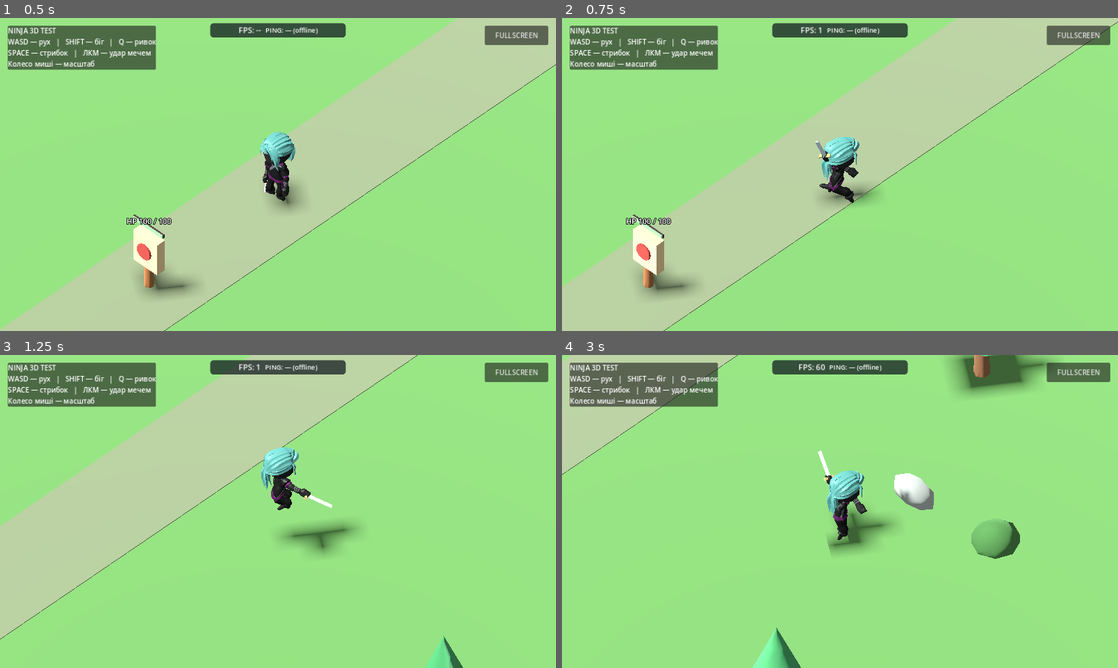
Above: before the commit, frames 1-4 (two rows, left to right).
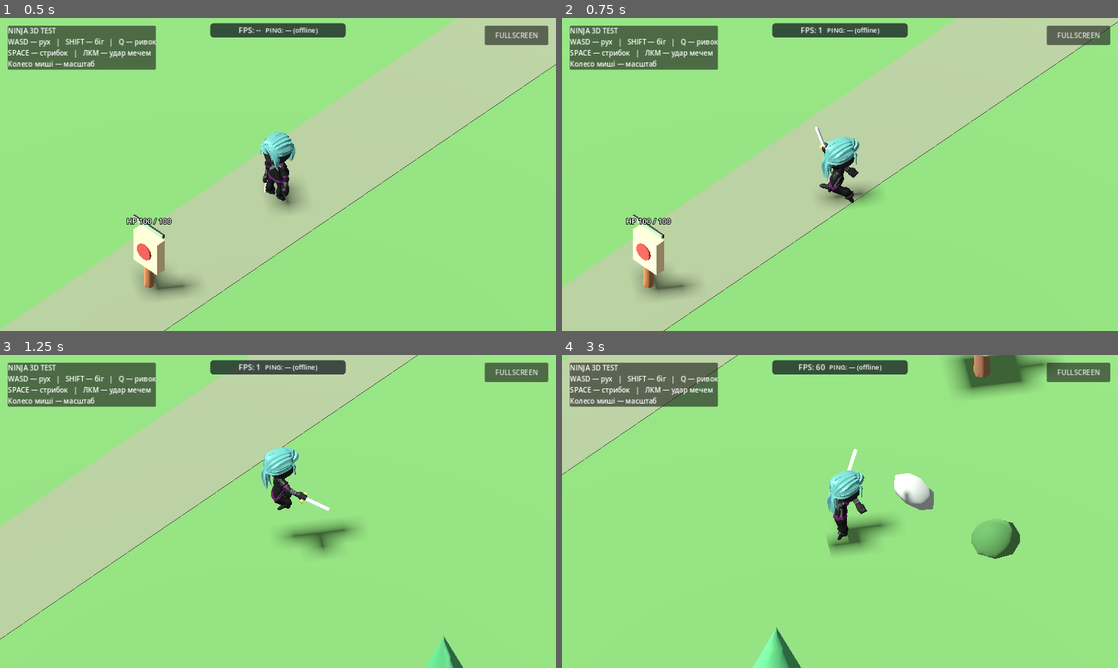
Above: after the commit, the same moments.

Repository: levian47/riskfate-3d-pro
Game: Godot game, scene res://main.tscn
Same seed, same stepped clock (60 frames per second), same inputs: the game is played once before the commit and once after it.
Inputs (mouse positions are in pixels of both pictures, inside the frame that each line leads up to):
- Up to frame 1 (0.5 s): no input
- Up to frame 2 (0.75 s): tap Enter at 0.5 s; move the mouse to (962, 158) at 0.52 s; hold D from 0.53 s (still down); hold Shift from 0.53 s (still down); click (962, 158) at 0.67 s
- Up to frame 3 (1.25 s): keep holding D; keep holding Shift; tap Space at 0.77 s
- Up to frame 4 (3 s): release D at 1.25 s; release Shift at 1.25 s; drag from (728, 527) to (812, 574) at 1.27 s; move the mouse to (895, 442) at 2.02 s; hold D 2.03-2.75 s; hold Shift 2.03-2.75 s; drag from (812, 574) to (673, 464) at 2.77 s

Frame 1 is identical in both runs. In frame 2, 0.2% of the frame differs, in the area x 45-51%, y 34-56%; in frame 3, 0.3%; in frame 4, 0.4%, in the area x 46-62%, y 30-56%.

Commit message:
fix: reorient sword slash into a descending horizontal frontal arc

Diff:
--- a/main.gd
+++ b/main.gd
@@ -25,11 +25,38 @@
 const ATTACK_SWING_AMPLITUDE := PREVIOUS_ATTACK_SWING_AMPLITUDE * 1.5
 # Avoid quaternion shortest-arc wraparound when extrapolation exceeds 180°.
 const ATTACK_SWING_MAX_ANGLE := deg_to_rad(170.0)
-# Test pose steering: keep the existing swing span but move its active arc
-# from the side toward the direction the character is facing.
-const ATTACK_FORWARD_START_YAW := -50.0
-const ATTACK_FORWARD_FINISH_YAW := 38.0
-const ATTACK_FORWARD_PITCH := 15.0
+# Model-specific sampled upper-body correction for Ninja_Female.gltf (26 keys).
+# Aims the actual sword tip across the front at roughly 2.35 m -> 1.80 m
+# instead of making an overhead rainbow. The original SwordSlash is unchanged.
+# Do not reuse on another rig without re-authoring the pose.
+const SWORD_SWING_SHOULDER_KEYS := [
+	Quaternion(0.00000, 0.00000, 0.00000, 1.00000),
+	Quaternion(0.05579, -0.16007, 0.01877, 0.98535),
+	Quaternion(0.03319, -0.46755, -0.05720, 0.88149),
+	Quaternion(0.06778, -0.46041, -0.03828, 0.88429),
+	Quaternion(0.06728, -0.48253, -0.04301, 0.87223),
+	Quaternion(0.09006, -0.51492, -0.04709, 0.85120),
+	Quaternion(0.12142, -0.63181, -0.05165, 0.76381),
+	Quaternion(0.11679, -0.81182, -0.10726, 0.56197),
+	Quaternion(0.09109, -0.91500, -0.22541, 0.32198),
+	Quaternion(0.12286, -0.91035, -0.38521, 0.08816),
+	Quaternion(-0.24093, 0.80074, 0.54245, 0.08072),
+	Quaternion(-0.40232, 0.70416, 0.56347, 0.15746),
+	Quaternion(-0.51044, 0.64519, 0.53381, 0.19553),
+	Quaternion(-0.56679, 0.59795, 0.52729, 0.20779),
+	Quaternion(-0.59542, 0.55723, 0.55011, 0.17985),
+	Quaternion(-0.59664, 0.51963, 0.59989, 0.11895),
+	Quaternion(-0.58546, 0.46148, 0.66379, 0.06048),
+	Quaternion(-0.57446, 0.38807, 0.72021, 0.02645),
+	Quaternion(-0.55358, 0.25834, 0.76315, 0.21076),
+	Quaternion(-0.49112, 0.12240, 0.70593, 0.49545),
+	Quaternion(-0.36586, 0.01692, 0.52527, 0.76808),
+	Quaternion(-0.20235, -0.02595, 0.28099, 0.93778),
+	Quaternion(-0.05979, -0.01609, 0.07844, 0.99499),
+	Quaternion(0.00000, 0.00000, 0.00000, 1.00000),
+	Quaternion(0.00000, 0.00000, 0.00000, 1.00000),
+	Quaternion(0.00000, 0.00000, 0.00000, 1.00000),
+]
 # Prototype combat parameters. Not approved balance values.
 const TRAINING_HIT_DAMAGE := 25
 const TRAINING_HIT_REACH := 3.1
@@ -357,13 +384,12 @@
 
 
 func _shoulder_strike_correction(phase: float) -> Quaternion:
-	# Godot can optimize an unchanging glTF shoulder animation track away.
-	# Corrected rotations in a generated track are relative to its rest pose.
-	var influence := smoothstep(0.02, 0.16, phase) * (1.0 - smoothstep(0.65, 0.98, phase))
-	var sweep_progress := smoothstep(0.16, 0.45, phase)
-	var yaw := deg_to_rad(lerpf(ATTACK_FORWARD_START_YAW, ATTACK_FORWARD_FINISH_YAW, sweep_progress) * influence)
-	var pitch := deg_to_rad(ATTACK_FORWARD_PITCH * influence)
-	return Quaternion(Vector3.RIGHT, pitch) * Quaternion(Vector3.UP, yaw)
+	# Interpolate model-specific sampled poses; Godot may omit constant
+	# glTF shoulder tracks, so the generated animation adds this track.
+	var key_position := clampf(phase, 0.0, 1.0) * float(SWORD_SWING_SHOULDER_KEYS.size() - 1)
+	var index := mini(int(floorf(key_position)), SWORD_SWING_SHOULDER_KEYS.size() - 2)
+	var amount := key_position - float(index)
+	return SWORD_SWING_SHOULDER_KEYS[index].slerp(SWORD_SWING_SHOULDER_KEYS[index + 1], amount).normalized()
 
 
 func _make_wider_sword_slash(source_name: String) -> String:
--- a/tests/gameplay_smoke.gd
+++ b/tests/gameplay_smoke.gd
@@ -97,52 +97,28 @@
 			added_swing = maxf(added_swing, wide_base.angle_to(q) - previous_angle)
 	if not _require(source_max > 0.05 and added_swing > 0.10 and wide_max <= deg_to_rad(171.0), "Wide attack must add forward arm swing without a 180-degree wrap"):
 		return
-	# The source Shoulder.R track is preserved. The adjusted clip aims its
-	# active swing from one side of the forward axis to the other and eases back.
-	var shoulder_source := -1
+	# The re-authored sword arc should be smooth rather than an overhead pose.
 	var shoulder_wide := -1
-	for i in range(original_clip.get_track_count()):
-		var path := original_clip.track_get_path(i)
-		if original_clip.track_get_type(i) == Animation.TYPE_ROTATION_3D and path.get_subname_count() > 0:
-			if String(path.get_subname(path.get_subname_count() - 1)) == "Shoulder.R":
-				shoulder_source = i
-				break
 	for i in range(wide_clip.get_track_count()):
 		var path := wide_clip.track_get_path(i)
 		if wide_clip.track_get_type(i) == Animation.TYPE_ROTATION_3D and path.get_subname_count() > 0:
 			if String(path.get_subname(path.get_subname_count() - 1)) == "Shoulder.R":
 				shoulder_wide = i
 				break
-	if not _require(shoulder_wide >= 0, "Right shoulder rotation must be generated in modified clip"):
-		return
-	if shoulder_source >= 0 and not _require(original_clip.track_get_key_count(shoulder_source) == wide_clip.track_get_key_count(shoulder_wide), "Existing shoulder timing must stay unchanged"):
-		return
-	var opening_shifted := false
-	var contact_shifted := false
-	for i in range(wide_clip.track_get_key_count(shoulder_wide)):
-		var original_q := Quaternion.IDENTITY
-		if shoulder_source >= 0:
-			original_q = original_clip.track_get_key_value(shoulder_source, i)
+	if not _require(shoulder_wide >= 0, "Horizontal slash requires a generated shoulder track"):
+		return
+	if not _require(wide_clip.track_get_key_count(shoulder_wide) >= 20, "Shoulder swing must have enough samples"):
+		return
+	var first_q: Quaternion = wide_clip.track_get_key_value(shoulder_wide, 0)
+	var last_q: Quaternion = wide_clip.track_get_key_value(shoulder_wide, wide_clip.track_get_key_count(shoulder_wide) - 1)
+	if not _require(first_q.angle_to(Quaternion.IDENTITY) < 0.01 and last_q.angle_to(Quaternion.IDENTITY) < 0.01, "Horizontal slash must return to the rest shoulder pose"):
+		return
+	var previous_q: Quaternion = first_q
+	for i in range(1, wide_clip.track_get_key_count(shoulder_wide)):
 		var adjusted_q: Quaternion = wide_clip.track_get_key_value(shoulder_wide, i)
-		var time_fraction: float = wide_clip.track_get_key_time(shoulder_wide, i) / wide_clip.length
-		var relative_q := (adjusted_q * original_q.inverse()).normalized()
-		var local_forward := relative_q * Vector3.BACK
-		if time_fraction > 0.15 and time_fraction < 0.28 and local_forward.x < -0.15:
-			opening_shifted = true
-		if time_fraction > 0.39 and time_fraction < 0.53 and local_forward.x > 0.15:
-			contact_shifted = true
-	if not _require(opening_shifted and contact_shifted, "Sword swing must steer across the frontal sector"):
-		return
-	var first_q := Quaternion.IDENTITY
-	var last_q := Quaternion.IDENTITY
-	if shoulder_source >= 0:
-		first_q = original_clip.track_get_key_value(shoulder_source, 0)
-		last_q = original_clip.track_get_key_value(shoulder_source, original_clip.track_get_key_count(shoulder_source) - 1)
-	var first_wide_q: Quaternion = wide_clip.track_get_key_value(shoulder_wide, 0)
-	var last_index := wide_clip.track_get_key_count(shoulder_wide) - 1
-	var last_wide_q: Quaternion = wide_clip.track_get_key_value(shoulder_wide, last_index)
-	if not _require(first_q.angle_to(first_wide_q) < 0.01 and last_q.angle_to(last_wide_q) < 0.01, "Shoulder must smoothly return to original pose"):
-		return
+		if not _require(previous_q.angle_to(adjusted_q) < deg_to_rad(46.0), "Horizontal slash must avoid abrupt shoulder jumps"):
+			return
+		previous_q = adjusted_q
 
 	var attack_node := blend.get_node("SwordSlash") as AnimationNodeAnimation
 	if not _require(attack_node != null and String(attack_node.animation) == "combat/WideSwordSlash", "Attack blend node must play wider clip"):
@@ -238,7 +214,37 @@
 	var collision := environment.get_node("CollisionShape3D") as CollisionShape3D
 	if not _require(collision != null and (collision.shape as BoxShape3D).size.x >= 200.0, "Expanded terrain missing"):
 		return
-	print("Gameplay smoke test passed: frontal sword sector, FPS cap, offline ping, movement, dash, world, training hits, HP and respawn.")
+	# Sample the actual sword tip in the imported rig, not only bone angles.
+	var skel := game.call("_find_skeleton", visual_node) as Skeleton3D
+	var sword_grip := skel.get_node_or_null("SwordGrip/SimpleSword") as Node3D
+	if not _require(sword_grip != null, "Test sword attachment must be present"):
+		return
+	tree.active = false
+	animator.play("combat/WideSwordSlash")
+	var tip_points: Array[Vector3] = []
+	for fraction in [0.16, 0.24, 0.32, 0.40, 0.48, 0.56, 0.64]:
+		animator.seek(wide_clip.length * fraction, true)
+		await process_frame
+		tip_points.append(visual_node.to_local(sword_grip.to_global(Vector3(0.0, 1.305, 0.0))))
+	animator.stop()
+	tree.active = true
+	print("Horizontal sword tip positions: ", tip_points)
+	var start_tip := tip_points[0]
+	var end_tip := tip_points[tip_points.size() - 1]
+	var min_height: float = start_tip.y
+	var max_height: float = start_tip.y
+	for point in tip_points:
+		min_height = minf(min_height, point.y)
+		max_height = maxf(max_height, point.y)
+	if not _require(start_tip.x - end_tip.x > 2.5, "Sword must sweep across the front of the character"):
+		return
+	if not _require(start_tip.y - end_tip.y > 0.3 and max_height - min_height < 1.0, "Sword should descend slightly, not arc vertically"):
+		return
+	for point in tip_points:
+		if not _require(point.z > 0.20, "Sword blade must remain forward during the active sweep"):
+			return
+
+	print("Gameplay smoke test passed: horizontal descending sword arc, FPS cap, offline ping, movement, dash, world, training hits, HP and respawn.")
 	quit(0)
 
 
Not shown, changed: ROADMAP.md
